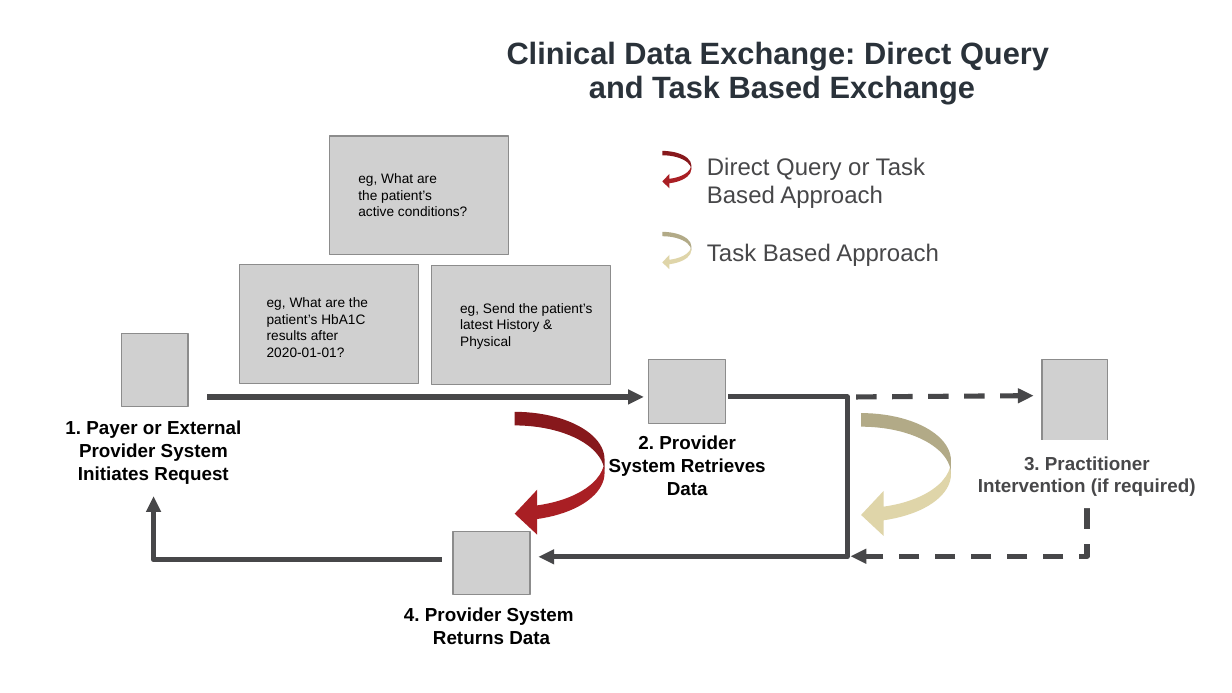
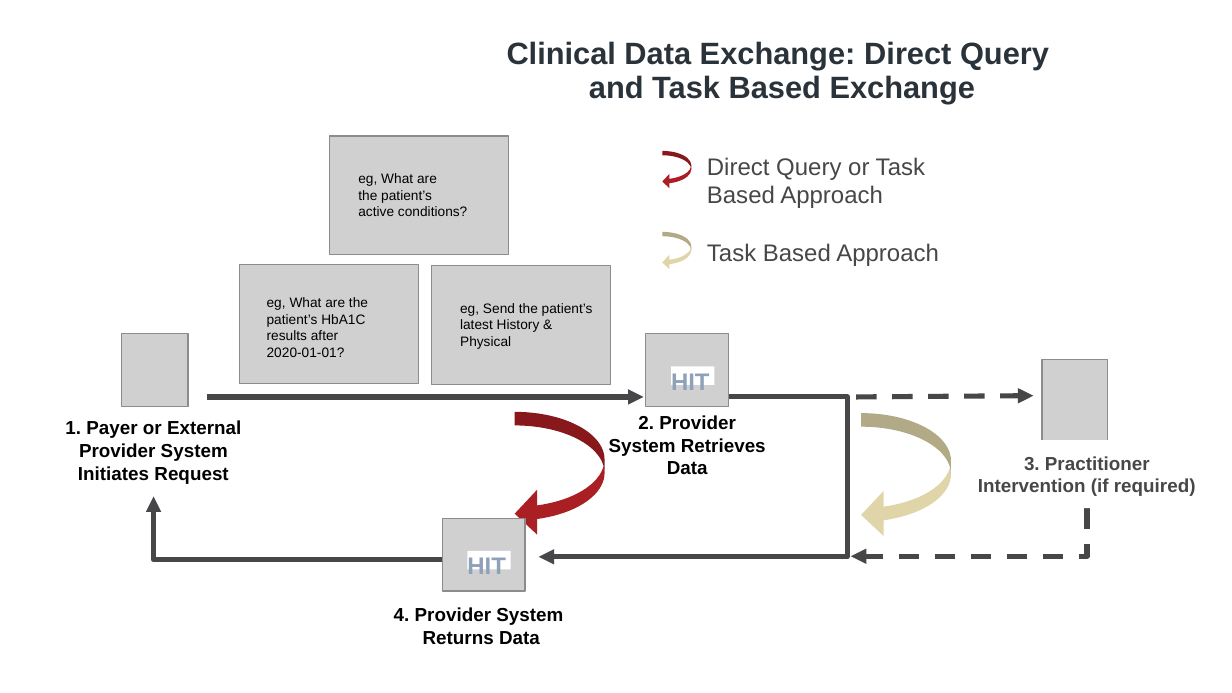
Before and after one commit to HL7/davinci-ecdx, a slide deck: slide 2 of input/images/source/Workflow Images.pptx. Drawn at 1232x693 pixels with LibreOffice and Linux fonts; fonts in the diff are those of the drawing; grey boxes stand for pictures; background and template pictures are left out. Boxes give left, top, right and bottom in pixels: in the first picture for what was removed or moved away, otherwise in the second. Text is boxed around its words. In the diff, an @@ line names an element or a change of style, - is before the commit and + after.

```diff
--- a/input/images/source/Workflow Images.pptx
+++ b/input/images/source/Workflow Images.pptx
@@ picture: place and size @@
-picture at <box>649,360,726,424</box>
+picture at <box>646,334,728,407</box>
@@ rectangle added at <box>671,366,715,384</box>, fill #FFFFFF, 14 pt, text #8FA1B8, bold @@
+HIT
@@ text "2. Provider System Retrieves Data": place and size @@
-text "2. Provider System Retrieves Data" at <box>609,435,766,495</box>
+text "2. Provider System Retrieves Data" at <box>609,415,766,474</box>
@@ picture: place and size @@
-picture at <box>453,531,530,595</box>
+picture at <box>442,519,525,591</box>
@@ rectangle added at <box>467,551,510,569</box>, fill #FFFFFF, 14 pt, text #8FA1B8, bold @@
+HIT
@@ text "4. Provider System": place and size @@
-text "4. Provider System" at <box>404,607,574,644</box>
+text "4. Provider System" at <box>394,607,563,645</box>
```
Also in this commit, not shown: 1 other slide changed, 1 slide added, 16 other files.
